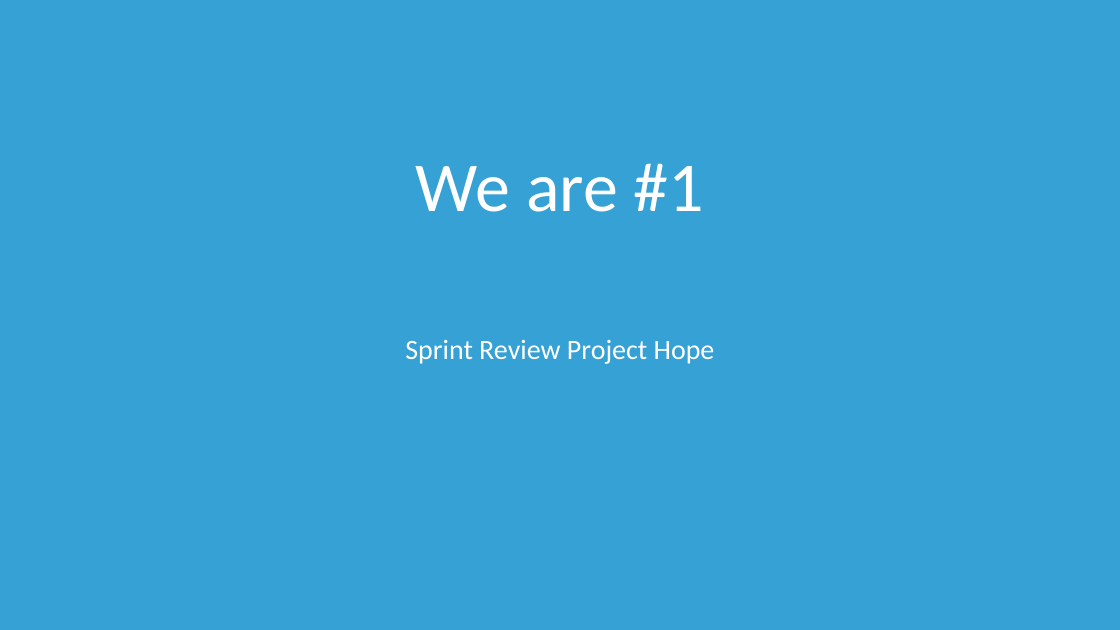
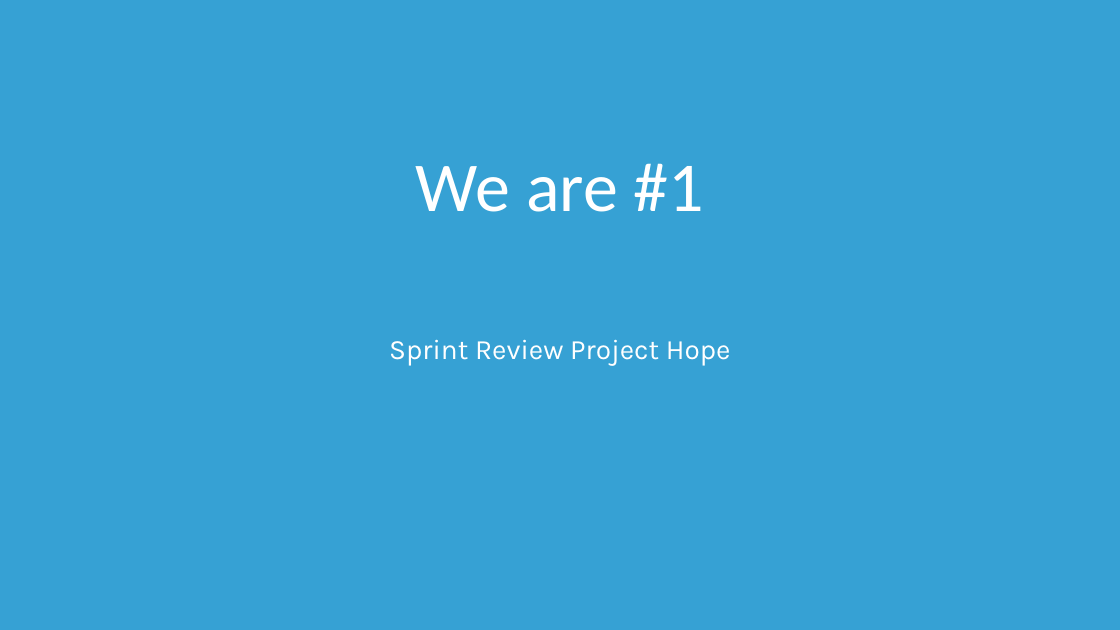
Before and after one commit to GlynLeine/Project-Customer, a slide deck: slide 1 of Design docs/Sprint Review #1.pptx. Drawn at 1120x630 pixels with LibreOffice and Linux fonts; fonts in the diff are those of the drawing. Boxes give left, top, right and bottom in pixels: in the first picture for what was removed or moved away, otherwise in the second. Text is boxed around its words. In the diff, an @@ line names an element or a change of style, - is before the commit and + after.

```diff
--- a/Design docs/Sprint Review #1.pptx
+++ b/Design docs/Sprint Review #1.pptx
@@ subtitle "Sprint Review Project Hope" at (x1=389, y1=339, x2=731, y2=365): font Calibri to Karla @@
```
Also in this commit, not shown: 9 other slides changed, 7 slides added, 2 slides removed.
